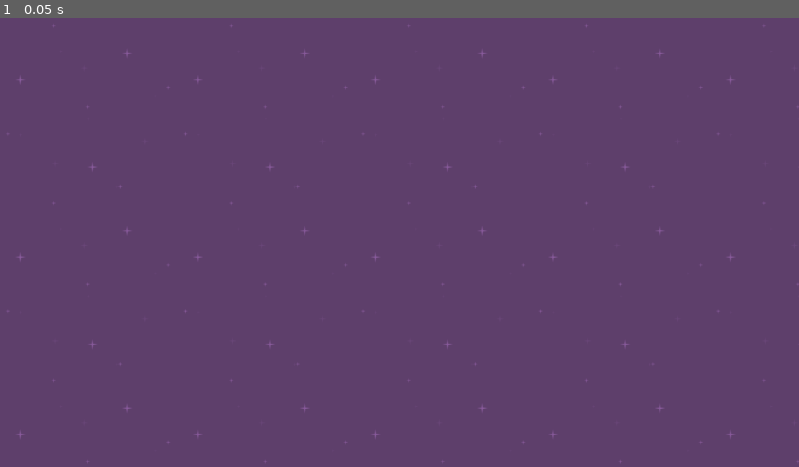
Above: before the commit, frame 1.
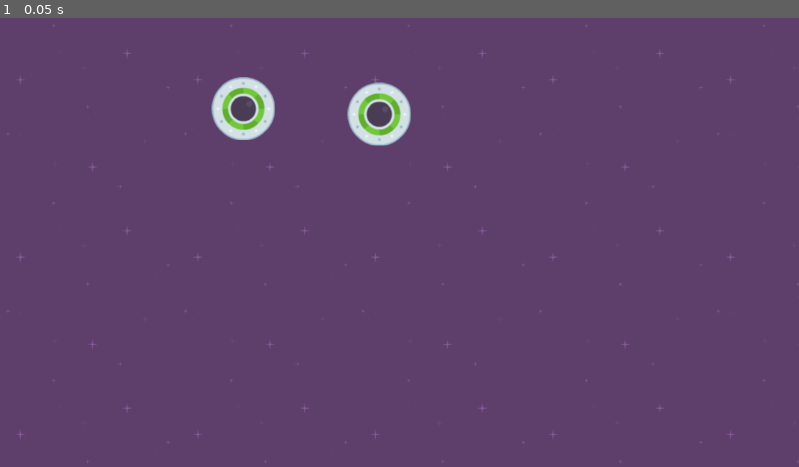
Above: after the commit, the same moment.

Repository: mwparker1969/Speedy-Saucer
Game: Godot game, scene res://level_1.tscn
Two runs of this game, one before a commit and one after it. Both use one fixed random seed, a clock stepped at 60 frames per second and the inputs below.
Inputs:
- Up to frame 1 (0.05 s): no input

The runs differ from the first frame. In frame 1, 1.5% of the frame differs, in the area x 26-52%, y 13-29%.

Commit message:
Lecture: Instancing Scenes. Created an instance of the player.tscn scene under the root node Level1. Duplicated the child Player scene creating Player2 scene. Discussed what Instancing is and how to instance scenes. Discussed the Remote scene tree that appears only when the game is executing. End of lecture.

Diff:
--- a/level_1.tscn
+++ b/level_1.tscn
@@ -1,6 +1,7 @@
-[gd_scene load_steps=2 format=3 uid="uid://b6k8ghlmvnsg7"]
+[gd_scene load_steps=3 format=3 uid="uid://b6k8ghlmvnsg7"]
 
 [ext_resource type="Texture2D" uid="uid://ts8se1odgkyk" path="res://purple.png" id="1_snj7w"]
+[ext_resource type="PackedScene" uid="uid://d342p64k6whvb" path="res://player.tscn" id="2_8ebdc"]
 
 [node name="Level1" type="Node2D"]
 
@@ -9,3 +10,9 @@
 offset_bottom = 648.0
 texture = ExtResource("1_snj7w")
 stretch_mode = 1
+
+[node name="Player" parent="." instance=ExtResource("2_8ebdc")]
+position = Vector2(547, 139)
+
+[node name="Player2" parent="." instance=ExtResource("2_8ebdc")]
+position = Vector2(351, 131)
